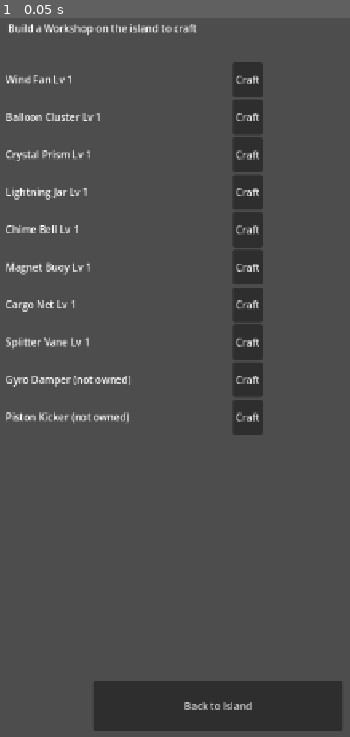
Above: before the commit, frame 1.
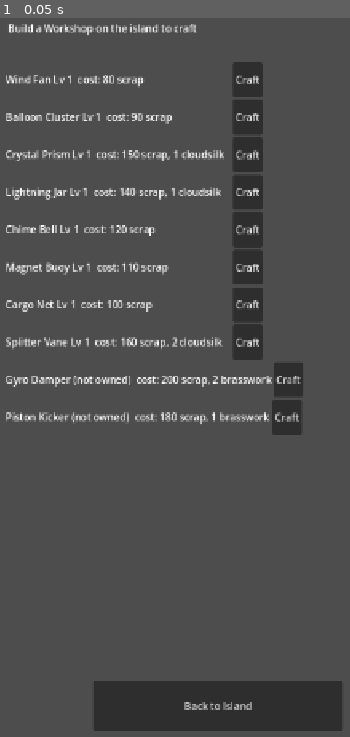
Above: after the commit, the same moment.

Repository: Graydyn/windfall-isle
Game: Godot game, scene res://game/base/workshop_screen.tscn
Two runs of this game, one before a commit and one after it. Both use one fixed random seed, a clock stepped at 60 frames per second and the inputs below. This scene is started directly instead of the project's main scene.
Inputs:
- Up to frame 1 (0.05 s): no input

The runs differ from the first frame. In frame 1, 3.3% of the frame differs, in the area x 22-87%, y 7-58%.

Commit message:
feat: foundry annex craft discount priced at check and pay
Co-Authored-By: Claude Fable 5 <noreply@anthropic.com>

Diff:
--- a/game/base/craft_model.gd
+++ b/game/base/craft_model.gd
@@ -15,7 +15,23 @@
 	return count
 
 
-static func can_craft(data: Dictionary, gizmo_defs: Dictionary, economy: Node, timers: Node, gizmo_id: String) -> bool:
+static func effective_cost(def: Dictionary, island: Dictionary, building_defs: Dictionary) -> Dictionary:
+	# Foundry Annex discount (spec 4.4): ceil keeps every price a positive int
+	# and the 1 floor keeps crafts from ever becoming free. can_craft and
+	# start_craft must BOTH price through here so check and pay agree.
+	var annex: Dictionary = (building_defs.get("defs", {}) as Dictionary).get("foundry_annex", {})
+	var level := IslandModel.building_level(island, "foundry_annex")
+	var discount := float(level) * float(annex.get("craft_discount_per_level", 0.0))
+	var base: Dictionary = def.get("craft_cost", {})
+	if discount <= 0.0:
+		return base.duplicate()
+	var out := {}
+	for currency in base:
+		out[currency] = maxi(1, ceili(float(base[currency]) * (1.0 - discount)))
+	return out
+
+
+static func can_craft(data: Dictionary, gizmo_defs: Dictionary, economy: Node, timers: Node, gizmo_id: String, building_defs: Dictionary = {}) -> bool:
 	if craft_slots(data.get("island", {})) <= 0:
 		return false
 	if active_crafts(timers) >= craft_slots(data.get("island", {})):
@@ -30,14 +46,14 @@
 	var owned: Dictionary = (data.get("gizmos", {}) as Dictionary).get("owned", {})
 	if int(owned.get(gizmo_id, 0)) >= int(gizmo_defs.get("craft_max_level", 5)):
 		return false
-	return economy.can_afford(def.get("craft_cost", {}))
+	return economy.can_afford(effective_cost(def, data.get("island", {}), building_defs))
 
 
-static func start_craft(data: Dictionary, gizmo_defs: Dictionary, economy: Node, timers: Node, gizmo_id: String, now: int) -> bool:
-	if not can_craft(data, gizmo_defs, economy, timers, gizmo_id):
+static func start_craft(data: Dictionary, gizmo_defs: Dictionary, economy: Node, timers: Node, gizmo_id: String, now: int, building_defs: Dictionary = {}) -> bool:
+	if not can_craft(data, gizmo_defs, economy, timers, gizmo_id, building_defs):
 		return false
 	var def: Dictionary = (gizmo_defs.get("defs", {}) as Dictionary).get(gizmo_id, {})
-	if not economy.pay(def.get("craft_cost", {})):
+	if not economy.pay(effective_cost(def, data.get("island", {}), building_defs)):
 		return false
 	return timers.start("craft_" + gizmo_id, "craft", int(def.get("craft_seconds", 120)), now, {"gizmo": gizmo_id})
 
--- a/game/base/workshop_screen.gd
+++ b/game/base/workshop_screen.gd
@@ -62,7 +62,16 @@
 	var timer_id := "craft_" + gizmo_id
 	if TimerService.active_timers().has(timer_id) and not TimerService.is_done(timer_id, now):
 		text += "  (%ds)" % TimerService.remaining(timer_id, now)
+	elif not TimerService.active_timers().has(timer_id):
+		text += "  cost: %s" % _cost_text(CraftModel.effective_cost(def, GameState.data["island"], DataDefs.buildings))
 	return text
+
+
+func _cost_text(cost: Dictionary) -> String:
+	var parts := PackedStringArray()
+	for currency in cost:
+		parts.append("%d %s" % [int(cost[currency]), String(currency)])
+	return ", ".join(parts)
 
 
 func _rebuild() -> void:
@@ -101,7 +110,7 @@
 
 
 func _on_craft_pressed(gizmo_id: String) -> void:
-	if CraftModel.start_craft(GameState.data, DataDefs.gizmos, Economy, TimerService, gizmo_id, TimeUtil.now()):
+	if CraftModel.start_craft(GameState.data, DataDefs.gizmos, Economy, TimerService, gizmo_id, TimeUtil.now(), DataDefs.buildings):
 		GameState.save_game()
 	_rebuild()
 
--- a/tests/test_craft_model.gd
+++ b/tests/test_craft_model.gd
@@ -64,3 +64,42 @@
 		"5000 scrap but zero brasswork: locked")
 	state.data["currencies"]["brasswork"] = 2
 	assert_true(CraftModel.can_craft(state.data, DataDefs.gizmos, econ, timers, "gyro_damper"))
+
+
+func with_annex(level: int) -> void:
+	state.data["island"]["plots"]["islet_foundry_0"] = {"building": "foundry_annex", "level": level}
+
+
+func test_effective_cost_is_the_raw_cost_without_an_annex() -> void:
+	var def: Dictionary = DataDefs.gizmos["defs"]["wind_fan"]
+	assert_eq(int(CraftModel.effective_cost(def, state.data["island"], DataDefs.buildings)["scrap"]), 80)
+	assert_eq(int(CraftModel.effective_cost(def, state.data["island"], {})["scrap"]), 80,
+		"empty building defs never discount")
+
+func test_effective_cost_discounts_and_ceils() -> void:
+	with_annex(1)
+	var def := {"craft_cost": {"scrap": 85, "brasswork": 3}}
+	var cost := CraftModel.effective_cost(def, state.data["island"], DataDefs.buildings)
+	assert_eq(int(cost["scrap"]), 77, "ceil(85 x 0.9) = 77")
+	assert_eq(int(cost["brasswork"]), 3, "ceil(3 x 0.9) = 3")
+	with_annex(2)
+	var cost2 := CraftModel.effective_cost(def, state.data["island"], DataDefs.buildings)
+	assert_eq(int(cost2["scrap"]), 68, "ceil(85 x 0.8) = 68")
+
+func test_effective_cost_never_reaches_zero() -> void:
+	with_annex(2)
+	var cost := CraftModel.effective_cost({"craft_cost": {"brasswork": 1}}, state.data["island"], DataDefs.buildings)
+	assert_eq(int(cost["brasswork"]), 1, "no craft is ever free")
+
+func test_start_craft_pays_the_discounted_price_it_checked() -> void:
+	with_annex(1)
+	assert_true(CraftModel.start_craft(state.data, DataDefs.gizmos, econ, timers, "wind_fan", 1000, DataDefs.buildings))
+	assert_eq(econ.balance("scrap"), 5000 - 72, "ceil(80 x 0.9) = 72: pay what was checked")
+
+func test_discount_unlocks_a_craft_at_the_margin() -> void:
+	with_annex(1)
+	state.data["currencies"]["scrap"] = 72
+	assert_true(CraftModel.can_craft(state.data, DataDefs.gizmos, econ, timers, "wind_fan", DataDefs.buildings),
+		"72 scrap affords the discounted 72 price")
+	assert_false(CraftModel.can_craft(state.data, DataDefs.gizmos, econ, timers, "wind_fan"),
+		"without building defs the raw 80 price applies")
--- a/tests/test_workshop_screen.gd
+++ b/tests/test_workshop_screen.gd
@@ -86,3 +86,11 @@
 	screen._on_collect_pressed("gyro_damper")
 	assert_eq(int(GameState.data["gizmos"]["owned"]["gyro_damper"]), 1,
 		"first craft grants ownership at level 1")
+
+
+func test_idle_rows_show_the_effective_craft_cost() -> void:
+	var text: String = screen._gizmo_label_text("wind_fan", TimeUtil.now())
+	assert_string_contains(text, "80 scrap", "raw cost without an annex")
+	GameState.data["island"]["plots"]["islet_foundry_0"] = {"building": "foundry_annex", "level": 1}
+	text = screen._gizmo_label_text("wind_fan", TimeUtil.now())
+	assert_string_contains(text, "72 scrap", "the label shows the discounted price the tap will pay")
